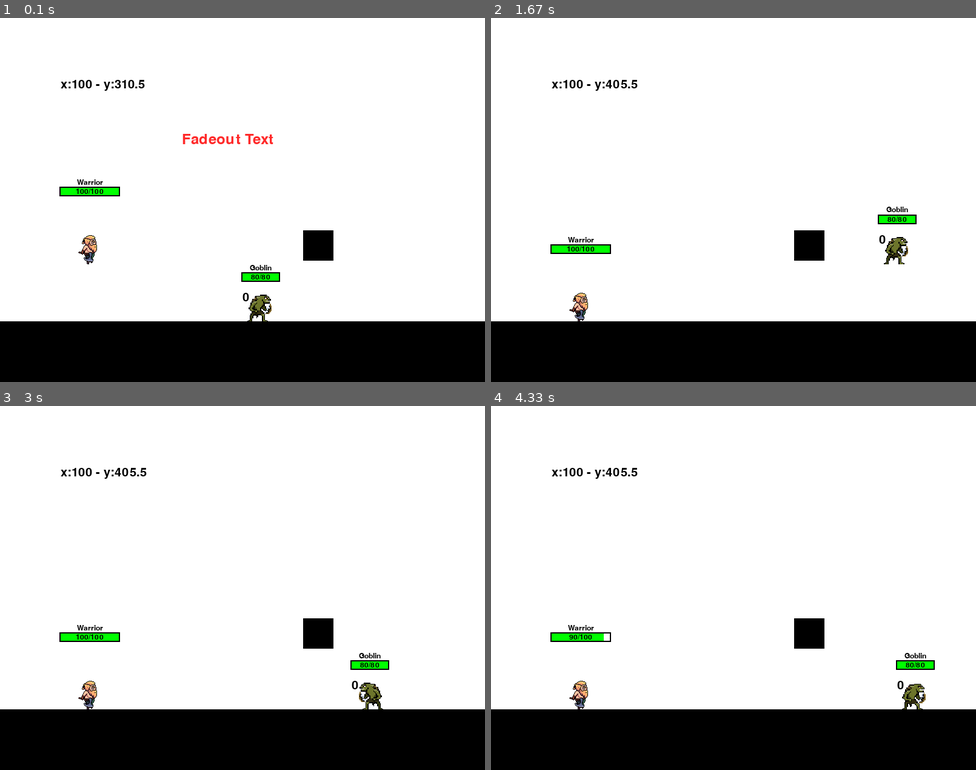
Above: before the commit, frames 1-4 (two rows, left to right).
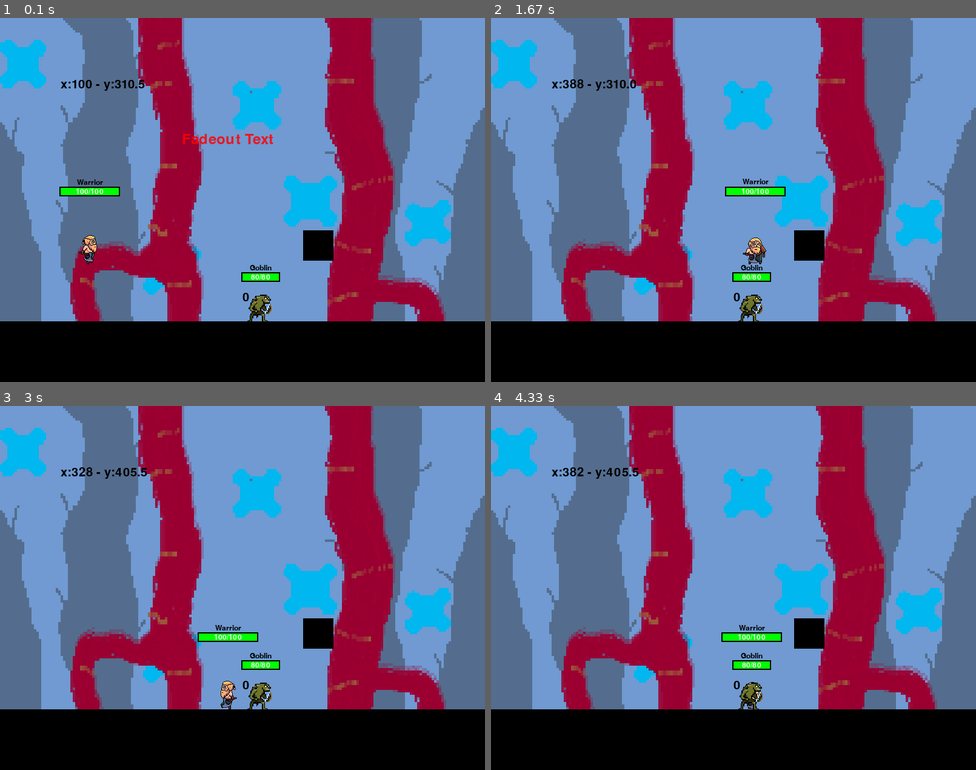
Above: after the commit, the same moments.

Repository: pedroboussiengui/pygame-battle-arena
Game: pygame game, started from main.py
The game is run twice, just before and just after one commit, with the same random seed, the same clock (stepped at 60 frames per second) and the same inputs.
Inputs:
- Up to frame 1 (0.1 s): no input
- Up to frame 2 (1.67 s): hold E 0.33-0.8 s; hold Right 0.33-0.8 s; hold Right 0.83-1.3 s; hold Up 1.33-1.63 s
- Up to frame 3 (3 s): hold Right 1.67-2.13 s; tap E at 1.82 s; hold Left 2.17-2.7 s; hold Left from 2.73 s (still down)
- Up to frame 4 (4.33 s): release Left at 3.13 s; tap Space at 3.17 s; hold Up 3.5-3.87 s; hold Right from 3.9 s (still down)

The runs differ from the first frame. In frame 1, 82% of the frame differs, in the area x 0-100%, y 0-84%; in frame 2, 83%; in frame 3, 83%; in frame 4, 83%.

Commit message:
feat: update timers, dash, team

Diff:
--- a/main.py
+++ b/main.py
@@ -5,6 +5,7 @@
 from src.scanario import Block, blocks
 from src.text import Text
 from src.Square import Square, TextFadeout
+from src.teams import Team
 
 pygame.init()
 
@@ -14,6 +15,9 @@
     pygame.display.set_caption("Warrior Game")
     clock = pygame.time.Clock()
     FPS = 60
+
+    bg_image = pygame.image.load('./src/assets/background-misterious-jungle.png')
+    bg_image = pygame.transform.scale(bg_image, (bg_image.get_width() * 4, bg_image.get_height() * 4))
 
     all_sprites = pygame.sprite.Group()
 
@@ -25,9 +29,11 @@
 
     warrior = Warrior()
     goblin = Goblin()
-    current_selected = goblin
+    current_selected = warrior
 
-    characters = [warrior, goblin]
+    team = Team()
+    team.add_to_team1(warrior)
+    team.add_to_team2(goblin)
 
     # Loop principal do jogo
     running = True
@@ -38,18 +44,22 @@
 
             elif event.type == pygame.KEYDOWN:
                 if event.key == pygame.K_LEFT:
-                    current_selected.moving = True
-                    current_selected.direction = 'left'
+                    if not (current_selected.stunned):
+                        current_selected.moving = True
+                        current_selected.direction = 'left'
                 elif event.key == pygame.K_RIGHT:
-                    current_selected.moving = True
-                    current_selected.direction = 'right'
+                    if not (current_selected.stunned):
+                        current_selected.moving = True
+                        current_selected.direction = 'right'
                 elif event.key == pygame.K_SPACE:
                     current_selected.attack()
                 elif event.key == pygame.K_UP:
                     current_selected.jump()
-                elif event.key == pygame.K_w:
-                    sq = Square(200, 300, 1)
-                    all_sprites.add(sq)
+                # elif event.key == pygame.K_q:
+                #     current_selected.Q_ability()
+                elif event.key == pygame.K_e:
+                    if current_selected.cooldown == 0:
+                        current_selected.E_ability(goblin)
             elif event.type == pygame.KEYUP:
                 if event.key == pygame.K_LEFT or event.key == pygame.K_RIGHT:
                     current_selected.moving = False
@@ -60,9 +70,22 @@
         #         warrior_sprite.rotate_axe.append(RotatingAxe(warrior_sprite.player_x, warrior_sprite.player_y + 30, warrior_sprite.direction))
         #         warrior_sprite.throwing_axe = True
 
-        # print(goblin.arrows)
+        # elif event.key == pygame.K_w:
+        #             sq = Square(200, 300, 1)
+        #             all_sprites.add(sq)
 
-        screen.fill((255, 255, 255))
+        # print(warrior.damage)
+
+        # print(warrior.get_data())
+
+        # send to server
+
+        # print(f'{warrior.team}')
+        # print(warrior.other_team)
+
+        warrior.apply_data(warrior.get_data())
+
+        screen.blit(bg_image, bg_image.get_rect())
 
         warrior.update(FPS)
         warrior.draw(screen)
@@ -90,17 +113,18 @@
 
         # print(warrior.enemies)
 
-        if warrior.get_atk_hitbox().colliderect(goblin.get_rect()):
-            warrior.add_enemy(goblin)
-        else:
-            warrior.remove_enemy(goblin)
+        # if warrior.get_atk_hitbox().colliderect(goblin.get_rect()):
+        #     warrior.add_enemy(goblin)
+        # else:
+        #     warrior.remove_enemy(goblin)
 
-        if warrior.get_atk_hitbox().colliderect(goblin.get_rect()) and warrior.attacking == True:
-            warrior.can_damage = True
-            warrior.obj_damaged = goblin
-        else:
-            warrior.can_damage = False
-            warrior.obj_damaged = None
+        # if warrior.get_atk_hitbox().colliderect(goblin.get_rect()) and warrior.attacking:
+        #     warrior.can_damage = True
+        #     warrior.obj_damaged = goblin
+        # else:
+        #     warrior.can_damage = False
+        #     warrior.obj_damaged = None
+
 
         for a in goblin.arrows:
             if a.get_rect().colliderect(warrior.rect()):
--- a/src/goblin.py
+++ b/src/goblin.py
@@ -52,6 +52,8 @@
         self.speed = 30
 
         self.name = 'Goblin'
+        self.team = None
+        self.other_team = None
 
         self.scale = 0.1
 
@@ -86,8 +88,14 @@
         self.health_bar = HealthBar(self.sprint_width, self.name)
 
         self.last_update = pygame.time.get_ticks()
+
         self.attacking = False
+        self.can_attack = True
+        self.atk_cooldown= 250
+        self.last_attack_time = 0
+
         self.moving = False
+        self.stunned = False
         self.index_atk = 0
         self.index_move = 0
         self.direction = 'right'
@@ -111,13 +119,17 @@
             (50, self.update_arrows),
             (100, self.update_move),
             (1000, self.heal),
-            (100, self.frames.update)
+            (100, self.frames.update),
+            (100, self.update_damage_frames)
         ]
 
         self.last_print_times = [pygame.time.get_ticks() for _ in range(len(self.timers))]
 
     def attack(self):
         self.attacking = True
+
+    # def attack_idle(self):
+
 
     def add_count_atk(self):
         self.c = self.c + 1
@@ -198,8 +210,14 @@
             if i.pos_x > 700 or i.pos_x < 10:
                 self.arrows.remove(i)
 
+    def update_damage_frames(self):
+        if self.damaged:
+            self.damage_index = (self.damage_index + 1) % len(self.damage_sprites)
+            if self.damage_index == len(self.damage_sprites) - 1:
+                self.damaged = False
+
     def update_attacking(self):
-        if self.attacking:
+        if self.attacking and self.can_attack:
             self.index_atk = (self.index_atk + 1) % len(self.frames_atk)
             if self.index_atk == 5:
                 is_critcal = self.calculate_critical()
@@ -208,6 +226,15 @@
                 self.current_arrow.arrow_shot_sound.play()
             if self.index_atk == len(self.frames_atk) - 1:
                 self.attacking = False
+                self.last_attack_time = pygame.time.get_ticks()
+                self.can_attack = False
+        self.attack_idle()
+
+    def attack_idle(self):
+        current_time = pygame.time.get_ticks()
+        if current_time - self.last_attack_time >= self.atk_cooldown:
+            self.can_attack = True
+
 
     def calculate_critical(self):
         return random.randint(0, 101) < self.critical_chance
@@ -252,3 +279,6 @@
         # as animações que aparecem por cima devem ir por último
         if self.damaged:
             screen.blit(self.damage_sprites[self.damage_index], (self.pos_x, self.pos_y))
+
+    def __repr__(self):
+        return self.name
--- a/src/hero.py
+++ b/src/hero.py
@@ -38,16 +38,29 @@
     def draw(self, screen):
         screen.blit(self.frames_rotation_axe[self.frame_rotating_axe], (self.x, self.y))
 
+
+# class QAbility:
+#     def __init__(self, obj: Warrior):
+#         self.distance = 150
+#         self.direction = obj.direction
+#         self.cooldown = 60 * 3 # 3 segundos com 60 fps
+#         self.enemies_hitted = []
+#         self.damage = 40
+
+
 class Warrior:
     def __init__(self):
         self.max_health = 100
         self.current_health = self.max_health
         self.name = 'Warrior'
+        self.team = None
+        self.other_team = None
 
         self.warrior_atk = pygame.image.load('./src/assets/Warrior_1/Attack_1.png')
         self.warrior_walk = pygame.image.load('./src/assets/Warrior_1/Walk.png')
         self.warrior_jump = pygame.image.load('./src/assets/Warrior_1/Jump.png')
         self.axe_hit = mixer.Sound('./src/assets/axe_hit.wav')
+        self.stun_sprites = pygame.image.load('./src/assets/stun_sprites.png')
         # self.damage_sprites = [pygame.image.load('src/assets/pixil-frame-0.png'),pygame.image.load('src/assets/pixil-frame-1.png'),pygame.image.load('src/assets/pixil-frame-2.png') ]
 
         # self.rotating_axe = pygame.image.load('./src/assets/Red Axe sprite.png')
@@ -69,6 +82,11 @@
         for x in range(0, self.warrior_jump.get_width(), self.frame_width):
             frame = self.warrior_jump.subsurface(pygame.Rect(x, 0, self.frame_width, self.frame_height))
             self.frames_jump.append(frame)
+
+        self.stuned_frames = []
+        for x in range(0, self.stun_sprites.get_width(), 100):
+            frame = self.stun_sprites.subsurface(pygame.Rect(x, 0, 100, 70))
+            self.stuned_frames.append(frame)
 
         # self.frames_rotation_axe = []
         # for row in range(3):
@@ -84,6 +102,7 @@
         self.frame_index_walk = 0
         self.frame_index_atk = 0
         self.frame_index_jump = 0
+        self.frame_index_stunned = 0
         # self.frame_rotating_axe = 0
         self.animation_walk = 0.01
         self.animation_atk = 0.08 # attack speedz
@@ -98,6 +117,7 @@
         self.moving = False
         self.attacking = False
         self.jumping = False
+        self.stunned = False
         self.direction = 'right'  # Direção inicial do personagem
 
         self.player_x = 100
@@ -116,24 +136,42 @@
 
         self.damage_frames = pygame.sprite.Group()
 
+        # desh ability by press E
+        self.dashing = False
+        self.E_distance = 150
+        self.e_direction = self.direction
+        self.final_x = None
+        self.cooldown = 0 # 5 segundos
+        self.enemies_hitted = []
+        ###################################
+
 
         self.can_damage = False
         # self.obj_damaged = None
 
         self.enemies = []
 
+    def get_data(self):
+        return (self.player_x, self.player_y, self.frame_index_walk, self.frame_index_atk, self.frame_index_jump)
+
+    def apply_data(self, data: tuple):
+        pass
+
     def attack(self):
         self.attacking = True
+
+    def get_stun(self):
+        self.stunned = True
 
     def attack_counter(self):
         for i in self.enemies:
             i.add_count_atk()
 
-    def add_enemy(self, enemy: Goblin):
+    def add_enemy(self, enemy):
         if enemy not in self.enemies:
             self.enemies.append(enemy)
 
-    def remove_enemy(self, enemy: Goblin):
+    def remove_enemy(self, enemy):
         if enemy in self.enemies:
             self.enemies.remove(enemy)
 
@@ -145,6 +183,18 @@
         if self.dy == 0:
             self.dy = -10
 
+    def Q_ability(self):
+        self.damage = self.damage * 2
+
+    def E_ability(self, obj: Goblin):
+        self.dashing = True
+        self.e_direction = self.direction
+        if self.e_direction == 'right':
+            self.final_x = self.player_x + self.E_distance
+        else:
+            self.final_x = self.player_x - self.E_distance
+
+
     def update(self, fps):
         current_time = pygame.time.get_ticks()
         self.dy += self.gravity
@@ -160,7 +210,41 @@
         if current_time - self.last_update > 1.0 * 1000:
             print("heal")
 
+        for i in self.other_team:
+            print(i)
+            if i.get_rect().colliderect(self.get_atk_hitbox()):
+                print('add enemy')
+                self.add_enemy(i)
+            else:
+                print('remove enemy')
+                self.remove_enemy(i)
+
         if current_time - self.last_update > self.animation_walk * 1000:  # converter para milissegundos
+            if self.dashing:
+                for i in self.other_team:
+                    # if isinstance(i, Goblin):
+                    if self.rect().colliderect(i.get_rect()) and i not in self.enemies_hitted:
+                        i.take_damage(30)
+                        self.enemies_hitted.append(i)
+                        print("hit")
+
+                if self.e_direction == 'right':
+                    self.player_x += 10
+                    if self.player_x >= self.final_x:
+                        self.dashing = False
+                        self.final_x = None
+                        self.enemies_hitted = []
+                else:
+                    self.player_x -= 10
+                    if self.player_x <= self.final_x:
+                        self.dashing = False
+                        self.final_x = None
+                        self.enemies_hitted = []
+                self.cooldown = 180 # segundos
+            else:
+                if self.cooldown > 0:
+                    self.cooldown -= 1
+
             if self.moving:
                 self.frame_index_walk = (self.frame_index_walk + 1) % len(self.frames_walk)
                 if self.direction == 'right':
@@ -168,6 +252,12 @@
                 else:
                      self.player_x = self.player_x - self.speed
             # self.last_update = current_time
+
+        if current_time - self.last_update > self.animation_walk * 1000:
+            if self.stunned:
+                self.frame_index_stunned = (self.frame_index_stunned + 1) % len(self.stuned_frames)
+                # if self.frame_index_stunned == len(self.stuned_frames) - 1:
+                #     self.stunned = False
 
         if current_time - self.last_update > self.animation_jump * 1000:
             if self.jumping:
@@ -213,6 +303,9 @@
         if self.throwing_axe:
             self.rotate_axe_sprite(screen)
 
+        if self.stunned:
+            screen.blit(self.stuned_frames[self.frame_index_stunned], (self.player_x, self.player_y))
+
         if self.jumping:
             screen.blit(self.frames_jump[self.frame_index_jump], (self.player_x, self.player_y))
             if self.dy == 0:
@@ -261,7 +354,7 @@
         # t = Text(self.player_x + 100, self.player_y, size=30, time=700, color=(255,0,0), text=str(damage))
         if is_critical:
             t = TextFadeout('☠'+str(damage * 2), self.player_x + 75, self.player_y, 40, (255, 0, 0), duration=500)
-            print('critical')
+            # print('critical')
             self.damage_frames.add(t)
             self.current_health = self.current_health - 2 * damage
         else:
@@ -273,5 +366,7 @@
         for i in self.rotate_axe:
             i.draw(screen)
 
+    def __repr__(self):
+        return self.name
 
         # screen.blit(self.frames_rotation_axe[self.frame_rotating_axe], (self.axe_x, self.axe_y))
--- a/src/shared/health_bar.py
+++ b/src/shared/health_bar.py
@@ -35,12 +35,12 @@
         bar_width = int(health_percentage * self.width)
 
         health_bar_frame = pygame.Rect(pos_x-2, pos_y-2, self.width+4, self.height+4)
-        pygame.draw.rect(screen, colors['black'], health_bar_frame, 2)
+        pygame.draw.rect(screen, colors['black'], health_bar_frame)
 
         health_bar_rect = pygame.Rect(pos_x, pos_y, bar_width, self.height)
         pygame.draw.rect(screen, bar_color, health_bar_rect)
 
-        text_surface = self.font.render(f'{current_health}/{max_health}', True, colors['black'])
+        text_surface = self.font.render(f'{current_health}/{max_health}', True, colors['white'])
         text_rect = text_surface.get_rect(center=health_bar_frame.center)
         screen.blit(text_surface, text_rect)
 
--- /dev/null
+++ b/src/teams.py
@@ -0,0 +1,24 @@
+import typing
+from .hero import Warrior
+from .goblin import Goblin
+
+class Team:
+    def __init__(self):
+        self.teams_1 = []
+        self.teams_2 = []
+
+    def add_to_team1(self, hero: Warrior | Goblin):
+        self.teams_1.append(hero)
+        hero.team = self.teams_1
+        hero.other_team = self.teams_2
+
+    def add_to_team2(self, hero: Warrior | Goblin):
+        self.teams_2.append(hero)
+        hero.team = self.teams_2
+        hero.other_team = self.teams_1
+
+    def print_1(self):
+        return self.teams_1
+
+    def print_2(self):
+        return self.teams_2
Binary file added: src/assets/background-misterious-jungle.png
Binary file added: src/assets/stun_sprites.png
